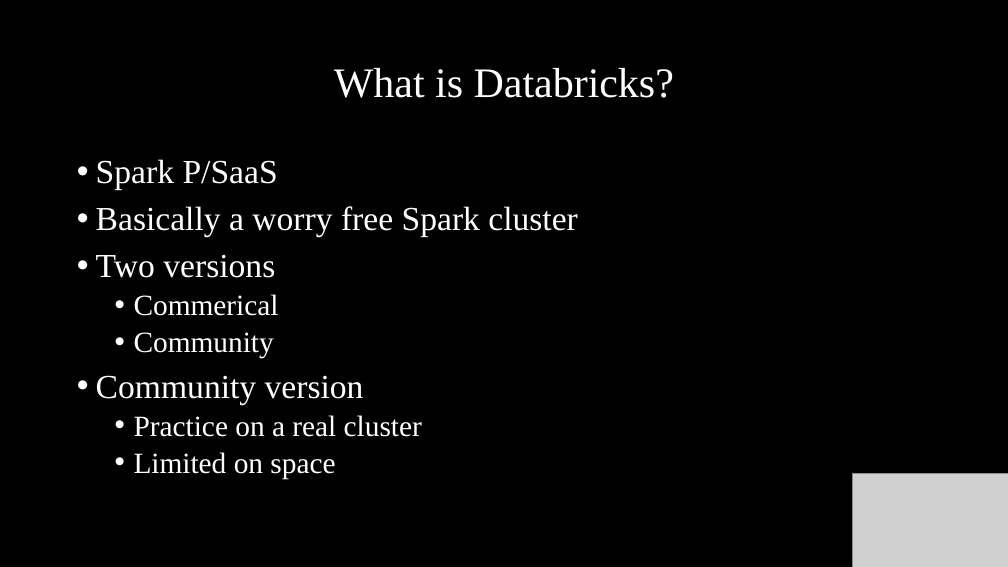
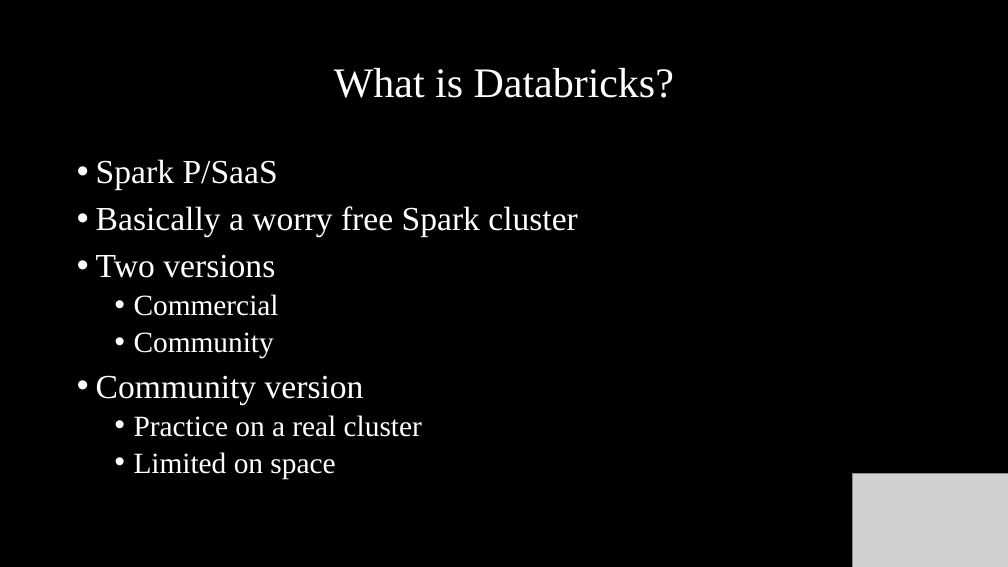
Before and after one commit to MassStreetAnalytics/getting-started-with-sparklyr, a slide deck: slide 11 of Documents/Deck/Getting Started With Sparklyr.pptx. Drawn at 1008x567 pixels with LibreOffice and Linux fonts; fonts in the diff are those of the drawing; grey boxes stand for pictures; background and template pictures are left out. Boxes give left, top, right and bottom in pixels: in the first picture for what was removed or moved away, otherwise in the second. Text is boxed around its words. In the diff, an @@ line names an element or a change of style, - is before the commit and + after.

Commit message:
Update to slides and course script.

```diff
--- a/Documents/Deck/Getting Started With Sparklyr.pptx
+++ b/Documents/Deck/Getting Started With Sparklyr.pptx
@@ text at (134,294,279,316): text changed @@
-  • Commerical
+  • Commercial
```
Also in this commit, not shown: 1 other file.
